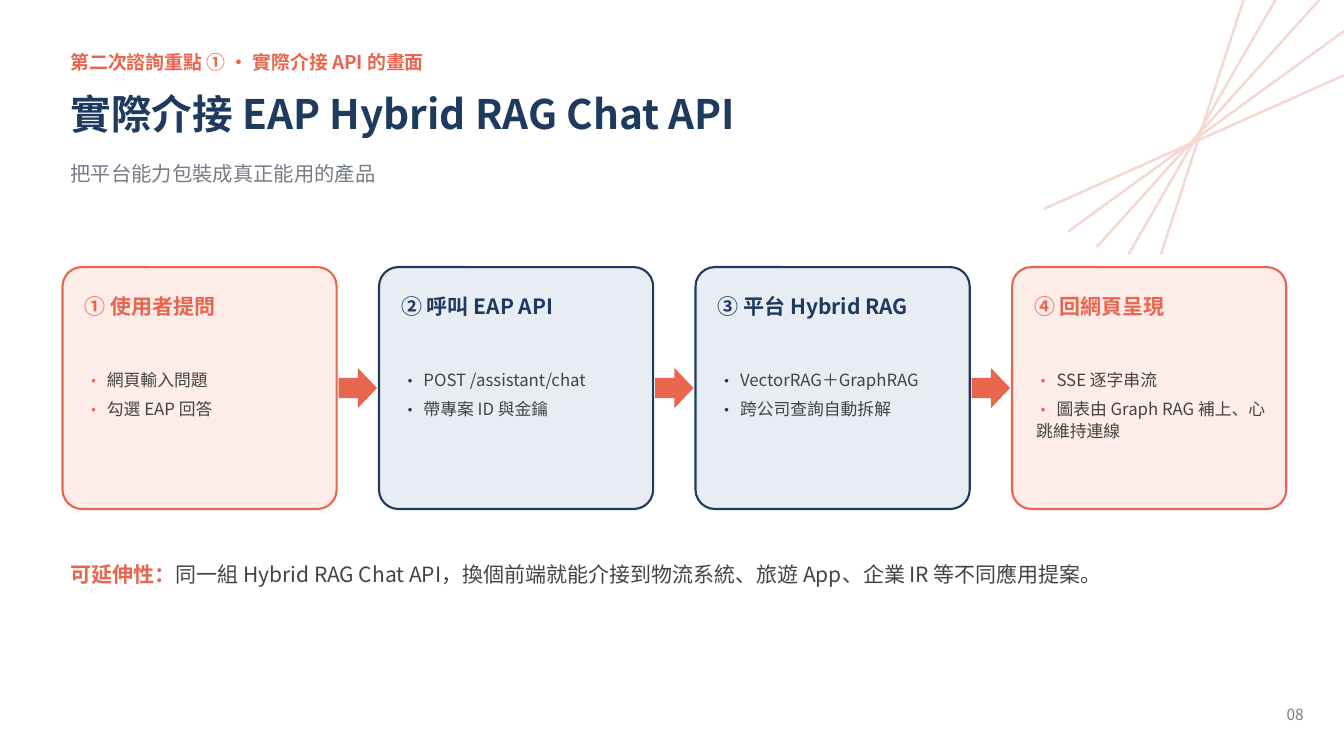
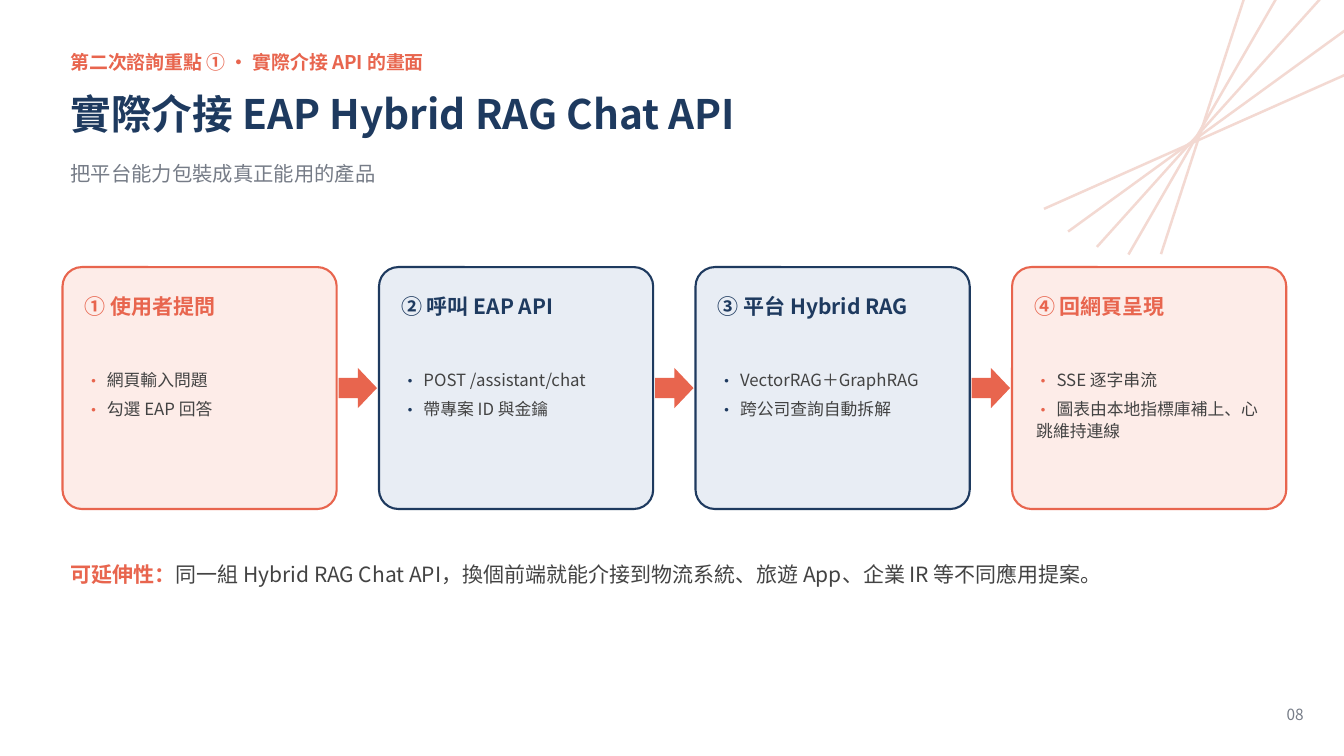
Before and after one commit to WangChiaChen/hybrid-rag-project, a slide deck: slide 8 of 顧問簡報_升級版.pptx. Drawn at 1344x756 pixels with LibreOffice and Linux fonts; fonts in the diff are those of the drawing. Boxes give left, top, right and bottom in pixels: in the first picture for what was removed or moved away, otherwise in the second. Text is boxed around its words. In the diff, an @@ line names an element or a change of style, - is before the commit and + after.

```diff
--- a/顧問簡報_升級版.pptx
+++ b/顧問簡報_升級版.pptx
@@ text at [1036,401,1258,439]: text changed @@
-· 圖表由 Graph RAG 補上、心跳維持連線
+· 圖表由本地指標庫補上、心跳維持連線
```
Also in this commit, not shown: 1 other slide changed, 8 other files.
